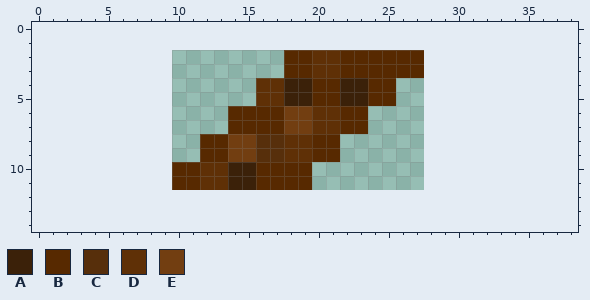
Pixel-art sprite: Content/Textures/track.png. The picture above is the old version.
The file is 18x10 pixels. The old version is drawn lined up with the new one, on the new canvas.
Palette (. is transparent): A #3b2109  B #572900  C #572f0b  D #5f3006  E #723e11
Pixels before, first column x 10:
 2 ........BBDDBBBBBB
 3 ........BBDDBBBBBB
 4 ......DDAABBAABB..
 5 ......DDAABBAABB..
 6 ....BBBBEEDDBB....
 7 ....BBBBEEDDBB....
 8 ..BBEECCDDBB......
 9 ..BBEECCDDBB......
10 BBDDAABBBB........
11 BBDDAABBBB........
The same view after the edit:
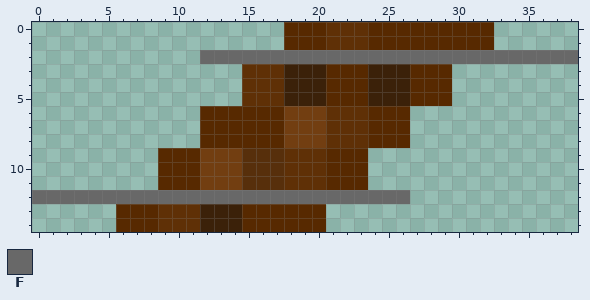
Colours new in this view: F #686868
Change:
canvas 18x10 -> 39x15, the old top-left corner now at 10,2
y 0..1: x 18..32 ............... -> BBBDDDBBBBBBBBB
y 2: x 12..38 ......BBDDBBBBBB........... -> FFFFFFFFFFFFFFFFFFFFFFFFFFF
y 3: x 15..21 ...BBDD -> DDDAAAB; x 24..26 BBB -> AAA; x 28..29 .. -> BB
y 4..5: x 15 . -> D; x 20 B -> A; x 22..29 AABB.... -> BBAAABBB
y 6..7: x 12..13 .. -> BB; x 20 D -> E; x 22..26 BB... -> DDBBB
y 8: x 14..26 EECCDDBB..... -> BBBBEEEDDDBBB
y 9: x 9..13 ...BB -> BBBEE; x 15 E -> C; x 20 B -> D; x 22..23 .. -> BB
y 10..11: x 9 . -> B; x 12..23 DDAABBBB.... -> EEECCCDDDBBB
y 12: x 0..26 ........................... -> FFFFFFFFFFFFFFFFFFFFFFFFFFF
y 13..14: x 6..20 ............... -> BBBDDDAAABBBBBB
